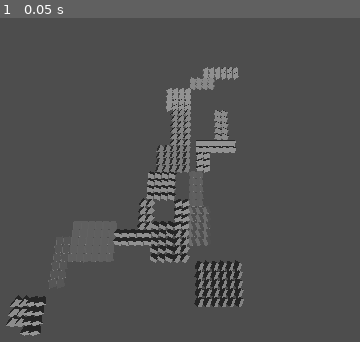
Above: before the commit, frame 1.
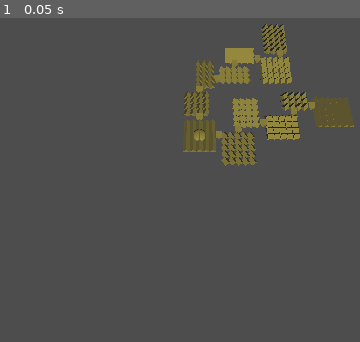
Above: after the commit, the same moment.

Repository: CalebJep/hackusu2023
Game: Godot game, scene res://testNode.tscn
Two runs of this game, one before a commit and one after it. Both use one fixed random seed, a clock stepped at 60 frames per second and the inputs below.
Inputs:
- Up to frame 1 (0.05 s): no input

The runs differ from the first frame. In frame 1, 15% of the frame differs, in the area x 1-99%, y 1-99%.

Commit message:
more progress on generator - added door tiles

Diff:
--- a/DungeonGenerator.gd
+++ b/DungeonGenerator.gd
@@ -3,18 +3,30 @@
 @export var tile : PackedScene
 
 var rooms = []
-#var tiles = []
+var doors = []
+var matrix = {
+	'startx': 0,
+	'starty': 0,
+	'endx': 0,
+	'endy': 0,
+	'values': [[]],
+}
 
 # even indices are x offsets, odd indices are y offsets
 var directions = [1, 0, 0, 1, -1, 0, 0, -1]
 
 # Called when the node enters the scene tree for the first time.
 func _ready():
-	generate(20, 6, 2)
+	generate(12, 6, 3)
+	generate_matrix()
+	print_matrix()
+	mark_available_doors()
+	print("\n")
+	print_matrix()
 	var yrot = 0
-	for room in rooms:
-		yrot = randi_range(0, 360)
-		room = room as Room
+	for i in range(rooms.size()):
+
+		var room = rooms[i] as Room
 		for x in range(room.x, room.x + room.width):
 			for y in range(room.y, room.y + room.height):
 				var newTile = tile.instantiate() as Node3D
@@ -22,19 +34,89 @@
 				newTile.position.z = y
 				newTile.rotate_y(yrot)
 				get_node("/root/Node3D").add_child(newTile)
-
+		yrot += 10
+
+	doors = remove_duplicate_doors(doors)
+
+	for door in doors:
+		door = door as Door
+		var doortile = tile.instantiate() as Node3D
+		doortile.position.x = door.x
+		doortile.position.z = door.y
+		doortile.rotate_z(PI)
+		get_node("/root/Node3D").add_child(doortile)
+
+#note: destructive function
+func remove_duplicate_doors(doors : Array):
+	var kept_doors = []
+	doors.shuffle()
+	for door in doors:
+		door = door as Door
+		var keep = true
+		for kdoor in kept_doors:
+			if door.check_same(kdoor):
+				keep = false
+				break
+		if keep:
+			kept_doors.append(door)
+	return kept_doors
+
+func mark_available_doors():
+	for j in range(matrix['endx'] - matrix['startx'] - 2):
+		for i in range(matrix['endy'] - matrix['starty'] - 2):
+			if matrix['values'][i][j] == 0:
+				if matrix['values'][i - 1][j] == 0 and matrix['values'][i + 1][j] == 0:
+					if matrix['values'][i][j - 1] != 0 and matrix['values'][i][j + 1] != 0 and matrix['values'][i][j - 1] != matrix['values'][i][j + 1]:
+#						matrix['values'][i][j] = -1
+
+#						var id_val = matrix['values'][i][j + 1]
+#						for room in get_rooms_by_id(matrix['values'][i][j - 1]):
+#							room.id = id_val
+#							room.populate_matrix(matrix)
+						doors.append(Door.new(j + matrix['startx'], i + matrix['starty'], [matrix['values'][i][j + 1], matrix['values'][i][j - 1]]))
+
+				elif matrix['values'][i][j - 1] == 0 and matrix['values'][i][j + 1] == 0:
+					if matrix['values'][i - 1][j] != 0 and matrix['values'][i + 1][j] != 0 and matrix['values'][i - 1][j] != matrix['values'][i + 1][j]:
+#						matrix['values'][i][j] = -2
+
+#						var id_val = matrix['values'][i + 1][j]
+#						for room in get_rooms_by_id(matrix['values'][i - 1][j]):
+#							room.id = id_val
+#							room.populate_matrix(matrix, matrix['values'][i + 1][j])
+						doors.append(Door.new(j + matrix['startx'], i + matrix['starty'], [matrix['values'][i + 1][j], matrix['values'][i - 1][j]] ))
+
+func get_rooms_by_id(id : int):
+	var ret = []
+	for room in rooms:
+		if room.id == id:
+			ret.append(room)
+	return ret
+
+func generate_matrix():
+	var row = [0]
+	row.resize(matrix['endx'] - matrix['startx'])
+	row.fill(0)
+	for i in range(matrix['endy'] - matrix['starty'] + 1):
+		matrix['values'].append(row.duplicate())
+	matrix['values'].remove_at(0)
+	for room in rooms:
+		(room as Room).populate_matrix(matrix)
+
+func print_matrix():
+	for row in matrix['values']:
+		prints(row)
 
 
 func generate(roomCount, maxDim, minDim):
-	var i = 0
+	var i = 2
 	var q
 	var width = randi_range(minDim, maxDim)
 	var height = randi_range(minDim, maxDim)
-	var newRoom = Room.new((-width / 2) as int, (-height / 2) as int, width, height)
+	var newRoom = Room.new((-width / 2) as int, (-height / 2) as int, width, height, 1, matrix)
 	var parentRoom = newRoom
 	rooms.append(newRoom)
-	while (i < roomCount):
-		if randi_range(1, 100) < 20:
+	while (i <= roomCount):
+		if randi_range(1, 100) < 10:
 			parentRoom = rooms.pick_random() as Room
 		width = randi_range(minDim, maxDim)
 		height = randi_range(minDim, maxDim)
@@ -45,33 +127,33 @@
 		var x_offset = directions[q * 2]
 		var y_offset = directions[q * 2 + 1]
 		if x_offset < 0:
-			y_start = randi_range(parentRoom.y, parentRoom.y + parentRoom.height)
-			x_offset = -width
-			y_offset = randi_range(-height / 2 + 1, height / 2 - 1)
+			y_start = randi_range(parentRoom.y + 1, parentRoom.y + parentRoom.height - 2)
+			x_offset -= width
+			y_offset = randi_range(-(height / 2) + 1, (height / 2) - 1)
 		elif x_offset > 0:
-			y_start = randi_range(parentRoom.y, parentRoom.y + parentRoom.height)
+			y_start = randi_range(parentRoom.y + 1, parentRoom.y + parentRoom.height - 2)
 			x_start += parentRoom.width
-			x_offset = 0
-#			x_offset += parentRoom.width
-			y_offset = randi_range(-height / 2 + 1, height / 2 - 1)
+
+			y_offset = randi_range(-(height / 2) + 1, (height / 2) - 1)
 		elif y_offset < 0:
-			x_start = randi_range(parentRoom.x, parentRoom.x + parentRoom.width)
-			y_offset = -height
-			x_offset = randi_range(-width / 2 + 1, width / 2 - 1)
+			x_start = randi_range(parentRoom.x + 1, parentRoom.x + parentRoom.width - 2)
+			y_offset -= height
+			x_offset = randi_range(-(width / 2) + 1, (width / 2) - 1)
 		else:
 			y_start += parentRoom.height
-			x_start = randi_range(parentRoom.x, parentRoom.x + parentRoom.width)
-#			y_offset += parentRoom.height
-			y_offset = 0
-			x_offset = randi_range(-width / 2 + 1, width / 2 - 1)
-		newRoom = Room.new(x_start + x_offset, y_start + y_offset, width, height)
+			x_start = randi_range(parentRoom.x + 1, parentRoom.x + parentRoom.width - 2)
+
+			x_offset = randi_range(-(width / 2) + 1, (width / 2) - 1)
+		newRoom = Room.new(x_start + x_offset, y_start + y_offset, width, height, i, matrix)
 		var can_place = true
 		for room in rooms:
 			if newRoom.check_overlap(room as Room):
 				can_place = false
+				break
 		if can_place:
+			parentRoom = newRoom
 			rooms.append(newRoom)
-			parentRoom = newRoom
+#			doors.append(Vector2i(x_start, y_start))
 			i += 1
 
 class Room:
@@ -80,12 +162,22 @@
 	var locklevel
 	var x
 	var y
-
-	func _init(x, y, width, height):
+	var id
+
+	func _init(x, y, width, height, id, matrix):
 		self.x = x
 		self.y = y
 		self.width = width
 		self.height = height
+		self.id = id
+		if self.x - 1 < matrix['startx']:
+			matrix['startx'] = self.x - 1
+		elif self.x + self.width + 1 > matrix['endx']:
+			matrix['endx'] = self.x + self.width + 1
+		if self.y + 1 < matrix['starty']:
+			matrix['starty'] = self.y + 1
+		elif self.y + self.height + 1 > matrix['endy']:
+			matrix['endy'] = self.y + self.height + 1
 
 	func check_overlap(otherRoom):
 		otherRoom = otherRoom as Room
@@ -98,3 +190,25 @@
 		elif otherRoom.y + otherRoom.height < y:
 			return false
 		return true
+
+
+	func populate_matrix(matrix, id=self.id):
+		for j in range(self.x - matrix['startx'], self.x + self.width - matrix['startx']):
+			for i in range(self.y - matrix['starty'], self.y + self.height - matrix['starty']):
+				matrix['values'][i][j] = id
+
+class Door:
+	var x : int
+	var y : int
+	var roomIds = []
+	func _init(x : int, y : int, roomIds):
+		self.x = x
+		self.y = y
+		self.roomIds = roomIds
+		self.roomIds.sort()
+
+	func check_same(other : Door):
+		if other.roomIds == roomIds:
+			return true
+		else:
+			return false
--- a/testNode.tscn
+++ b/testNode.tscn
@@ -6,13 +6,20 @@
 [sub_resource type="Environment" id="Environment_bo8qg"]
 ambient_light_color = Color(0, 0, 0.298039, 1)
 
+[sub_resource type="SphereMesh" id="SphereMesh_51rbs"]
+radius = 1.0
+
 [node name="Node3D" type="Node3D"]
 script = ExtResource("1_s6vnp")
 tile = ExtResource("2_vwofi")
 
 [node name="Camera3D" type="Camera3D" parent="."]
-transform = Transform3D(1, 0, 0, 0, 0.394471, 0.918908, 0, -0.918908, 0.394471, 0, 42.7531, 2.22388)
+transform = Transform3D(1, 0, 0, 0, 0.394471, 0.918908, 0, -0.918908, 0.394471, 0, 42.7531, 15.3672)
 environment = SubResource("Environment_bo8qg")
 
 [node name="DirectionalLight3D" type="DirectionalLight3D" parent="Camera3D"]
-transform = Transform3D(0.586081, 0.796998, 0.145957, -0.732158, 0.59809, -0.325935, -0.347065, 0.0841604, 0.934057, 0, 0, 0)
+transform = Transform3D(0.517426, 0.853285, 0.0646177, -0.793316, 0.506628, -0.337605, -0.320811, 0.123423, 0.939067, 0, 0, 0)
+light_color = Color(1, 0.917647, 0.356863, 1)
+
+[node name="MeshInstance3D" type="MeshInstance3D" parent="."]
+mesh = SubResource("SphereMesh_51rbs")
Not shown: 1 places in testNode.tscn that only renumber resources
